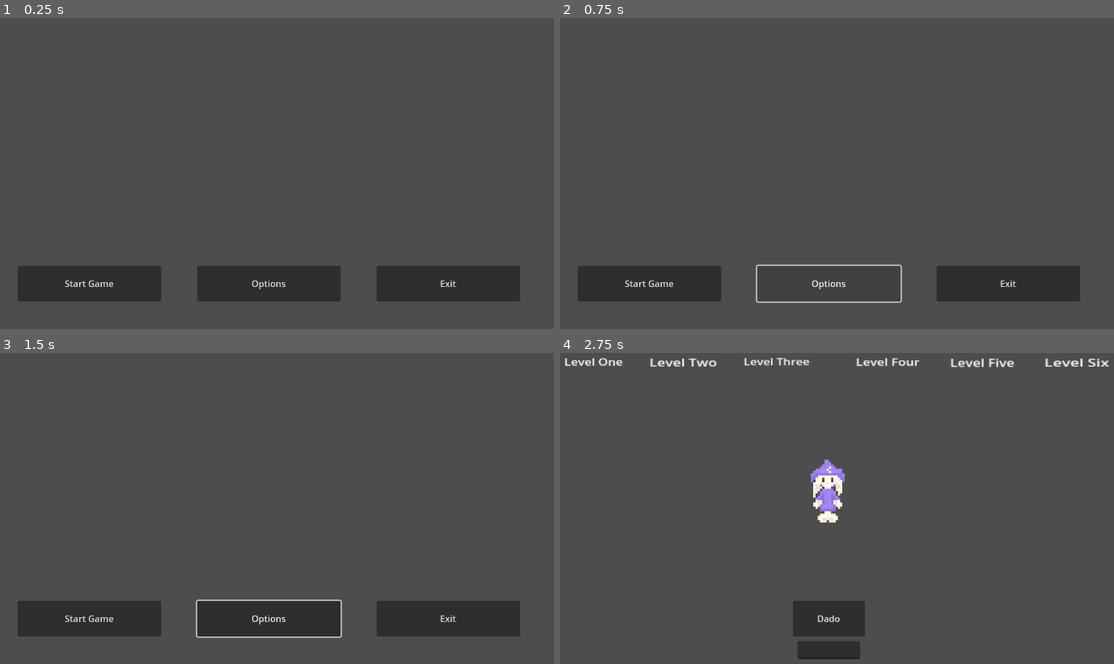
Above: before the commit, frames 1-4 (two rows, left to right).
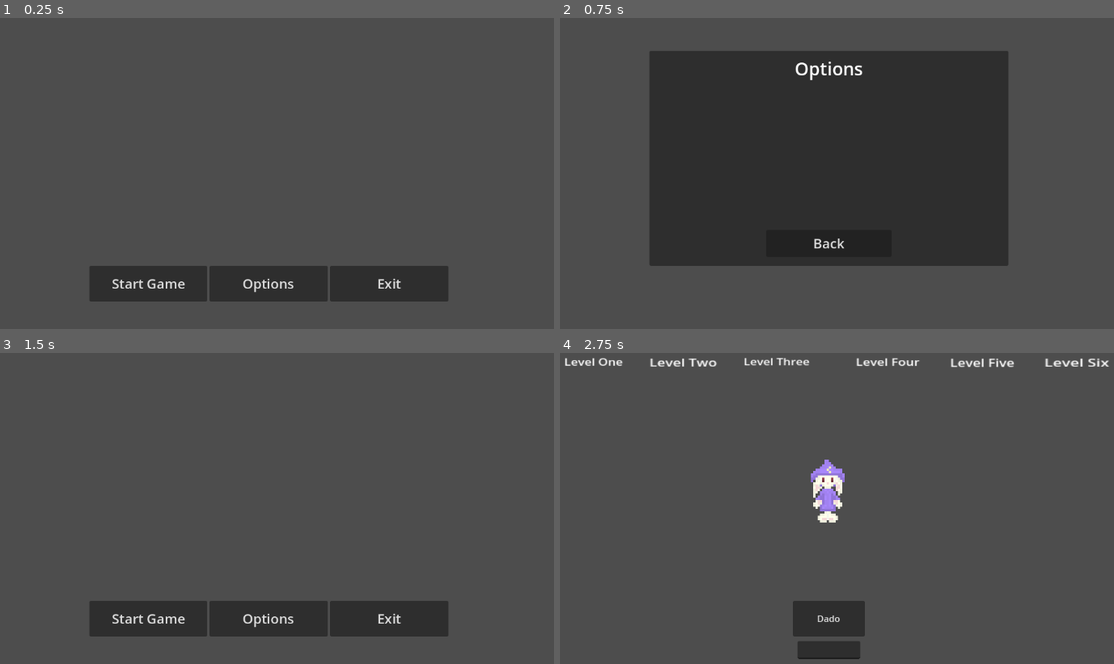
Above: after the commit, the same moments.

Repository: RuLop816/gamejam-innosoft-2025
Game: Godot game, scene res://scenes/home_screen.tscn
Two runs of this game, one before a commit and one after it. Both use one fixed random seed, a clock stepped at 60 frames per second and the inputs below. The project has no main scene, so this scene is started directly. The engine's default icon, where the game draws it, is replaced by a stand-in: a white triangle on a blue panel in a dark square.
Inputs (mouse positions are in pixels of both pictures, inside the frame that each line leads up to):
- Up to frame 1 (0.25 s): no input
- Up to frame 2 (0.75 s): click "Options" at 0.5 s
- Up to frame 3 (1.5 s): click (271, 576) at 1.25 s, where only the run after the commit has a clickable "Back"
- Up to frame 4 (2.75 s): click "Start Game" at 2 s

The runs differ from the first frame. In frame 1, 4.9% of the frame differs, in the area x 3-94%, y 79-92%; in frame 2, 51%, in the area x 3-94%, y 10-92%; in frame 3, 5.2%; in frame 4, nothing differs.

Commit message:
cambiados formación botones y añadido menú de opciones

Diff:
--- a/scenes/home_screen.tscn
+++ b/scenes/home_screen.tscn
@@ -5,31 +5,65 @@
 [node name="Node2D" type="Node2D"]
 script = ExtResource("1_lapbl")
 
-[node name="Start Game" type="Button" parent="."]
-offset_left = 128.0
-offset_top = 512.0
-offset_right = 384.0
-offset_bottom = 576.0
+[node name="OptionsMenu" type="Panel" parent="."]
+offset_left = 256.0
+offset_top = 128.0
+offset_right = 896.0
+offset_bottom = 512.0
 size_flags_horizontal = 4
 size_flags_vertical = 4
+
+[node name="Label" type="Label" parent="OptionsMenu"]
+layout_mode = 1
+anchors_preset = 10
+anchor_right = 1.0
+offset_bottom = 64.0
+grow_horizontal = 2
+theme_override_font_sizes/font_size = 32
+text = "Options"
+horizontal_alignment = 1
+vertical_alignment = 1
+
+[node name="Back" type="Button" parent="OptionsMenu"]
+layout_mode = 0
+offset_left = 208.0
+offset_top = 320.0
+offset_right = 432.0
+offset_bottom = 368.0
+size_flags_horizontal = 3
+theme_override_font_sizes/font_size = 24
+text = "Back
+"
+
+[node name="Buttons" type="HBoxContainer" parent="."]
+offset_left = 256.0
+offset_top = 512.0
+offset_right = 896.0
+offset_bottom = 576.0
+alignment = 1
+
+[node name="Start Game" type="Button" parent="Buttons"]
+layout_mode = 2
+size_flags_horizontal = 3
+theme_override_font_sizes/font_size = 24
 text = "Start Game
 "
 icon_alignment = 1
 
-[node name="Options" type="Button" parent="."]
-offset_left = 448.0
-offset_top = 512.0
-offset_right = 704.0
-offset_bottom = 576.0
+[node name="Options" type="Button" parent="Buttons"]
+layout_mode = 2
+size_flags_horizontal = 3
+theme_override_font_sizes/font_size = 24
 text = "Options
 "
 
-[node name="Exit" type="Button" parent="."]
-offset_left = 768.0
-offset_top = 512.0
-offset_right = 1024.0
-offset_bottom = 576.0
+[node name="Exit" type="Button" parent="Buttons"]
+layout_mode = 2
+size_flags_horizontal = 3
+theme_override_font_sizes/font_size = 24
 text = "Exit"
 
-[connection signal="pressed" from="Start Game" to="." method="_on_play_pressed"]
-[connection signal="pressed" from="Exit" to="." method="_on_quit_pressed"]
+[connection signal="pressed" from="OptionsMenu/Back" to="." method="_on_back_pressed"]
+[connection signal="pressed" from="Buttons/Start Game" to="." method="_on_start_game_pressed"]
+[connection signal="pressed" from="Buttons/Options" to="." method="_on_options_pressed"]
+[connection signal="pressed" from="Buttons/Exit" to="." method="_on_exit_pressed"]
--- a/scripts/home_screen.gd
+++ b/scripts/home_screen.gd
@@ -1,9 +1,22 @@
 extends Node2D
 
 var game_scene = load("res://scenes/main_hall.tscn")
+@onready var options = $OptionsMenu
+@onready var buttons = $Buttons
 
-func _on_play_pressed() -> void:
+func _ready() -> void:
+	options.visible = false
+	buttons.visible = true
+
+func _on_start_game_pressed() -> void:
 	get_tree().change_scene_to_packed(game_scene)
 
-func _on_quit_pressed() -> void:
+func _on_options_pressed() -> void:
+	options.visible = true
+	buttons.visible = false
+
+func _on_exit_pressed() -> void:
 	get_tree().quit()
+
+func _on_back_pressed() -> void:
+	_ready()
